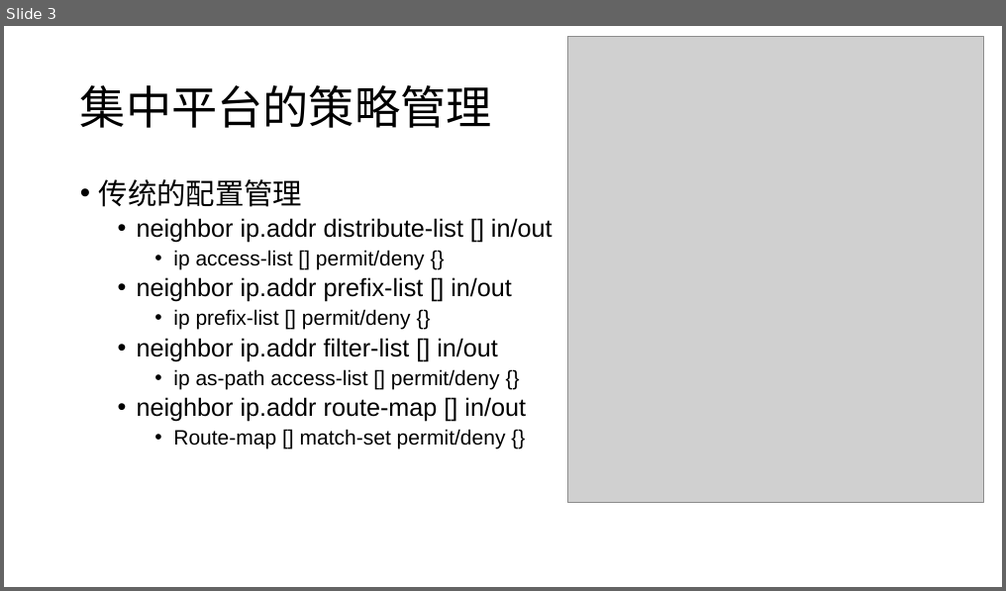
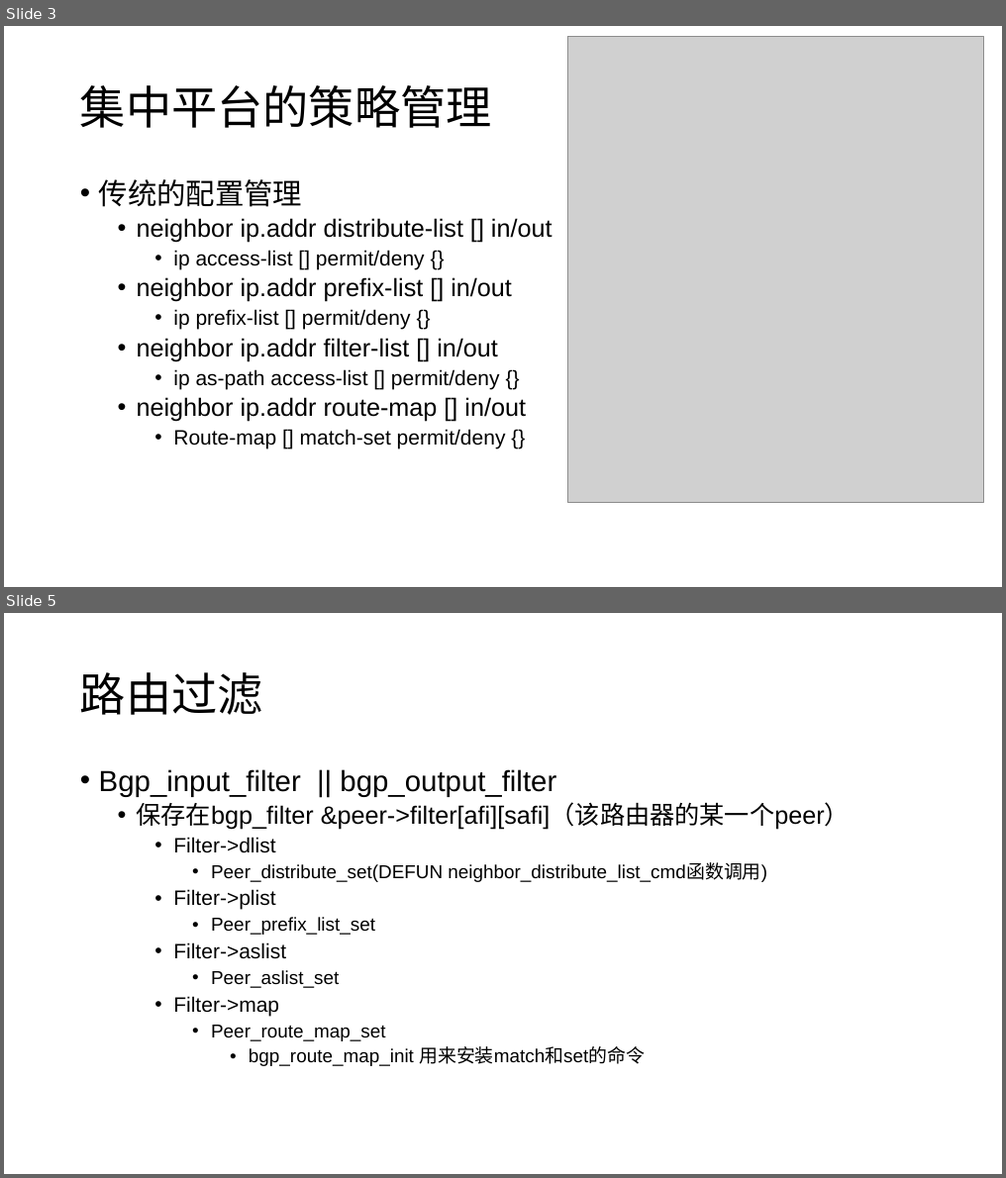
Before and after one commit to wangqing93/ibgp_exp, a slide deck: doc/毕设阶段讨论14.pptx. Shown one above the other, each under a label of ours: slide 3 before the commit, slides 3 and 5 after it; the slides between them are not shown. The pictures are 1006x591 and 1006x1178 pixels, drawn with LibreOffice and Linux fonts; fonts in the diff are those of the drawing; grey boxes stand for pictures. Boxes give left, top, right and bottom in pixels: in the first picture for what was removed or moved away, otherwise in the second. Text is boxed around its words. In the diff, an @@ line names an element or a change of style, - is before the commit and + after.

```diff
--- a/doc/毕设阶段讨论14.pptx
+++ b/doc/毕设阶段讨论14.pptx
@@ slide 5 added at (4, 613, 1002, 1174), background #FFFFFF @@
@@ title added at (80, 672, 263, 715), 44 pt, text #000000 @@
+路由过滤
@@ text added at (99, 769, 849, 1066), 18 pt, text #000000 @@
+• Bgp_input_filter || bgp_output_filter
+  • 保存在bgp_filter &peer->filter[afi][safi]（该路由器的某一个peer）
+    • Filter->dlist
+      • Peer_distribute_set(DEFUN neighbor_distribute_list_cmd函数调用)
+    • Filter->plist
+      • Peer_prefix_list_set
+    • Filter->aslist
+      • Peer_aslist_set
+    • Filter->map
+      • Peer_route_map_set
+        • bgp_route_map_init 用来安装match和set的命令
```
Also in this commit, not shown: 2 slides changed, 3 other slides added, 3 other files.
